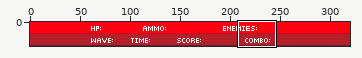
Pixel-art file, stored at images/hud/hudBackgroundLarge.aseprite. Above: a wide view before the commit, with the close-up outlined.
Close-up. Old version:
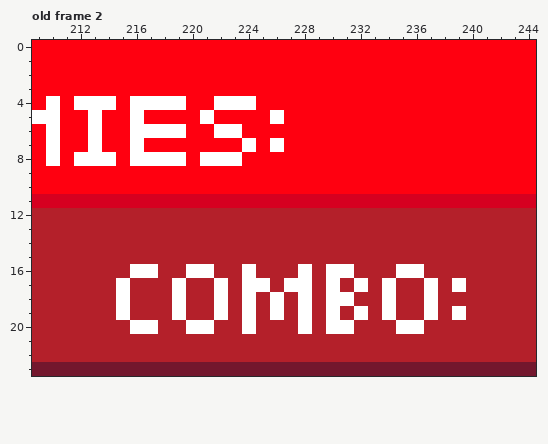
320x24 pixels, 2 frames. Shown: old frame 2: x 209..244, y 0..23. The commit also changed other frames or places, which this record leaves out.
After the commit:
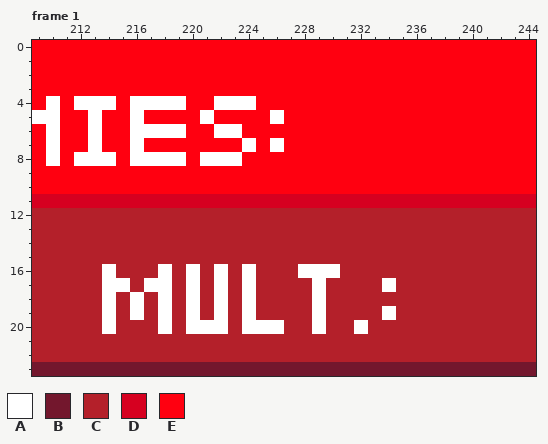
Palette (. is transparent): A #ffffff  B #73172d  C #b4202a  D #d60020  E #ff0010
A new or re-ordered frame is compared with the old frame closest to it.
Diff:
frames re-ordered
--- frame 1 against old frame 2
@@ x 209..244 @@
 15 CCCCCCCCCCCCCCCCCCCCCCCCCCCCCCCCCCCC
-16 CCCCCCCAACCAACCACCCACAACCCAACCCCCCCC
-17 CCCCCCACCCACCACAACAACACACACCACACCCCC
-18 CCCCCCACCCACCACACACACAACCACCACCCCCCC
-19 CCCCCCACCCACCACACACACACACACCACACCCCC
-20 CCCCCCCAACCAACCACCCACAACCCAACCCCCCCC
+16 CCCCCACCCACACACACCCAAACCCCCCCCCCCCCC
+17 CCCCCAACAACACACACCCCACCCCACCCCCCCCCC
+18 CCCCCACACACACACACCCCACCCCCCCCCCCCCCC
+19 CCCCCACACACACACACCCCACCCCACCCCCCCCCC
+20 CCCCCACCCACAAACAAACCACCACCCCCCCCCCCC
 21 CCCCCCCCCCCCCCCCCCCCCCCCCCCCCCCCCCCC
Boxes around the changes in both close-ups, in picture pixels (x1, y1, x2, y2):
changed: (102, 264, 466, 334)
